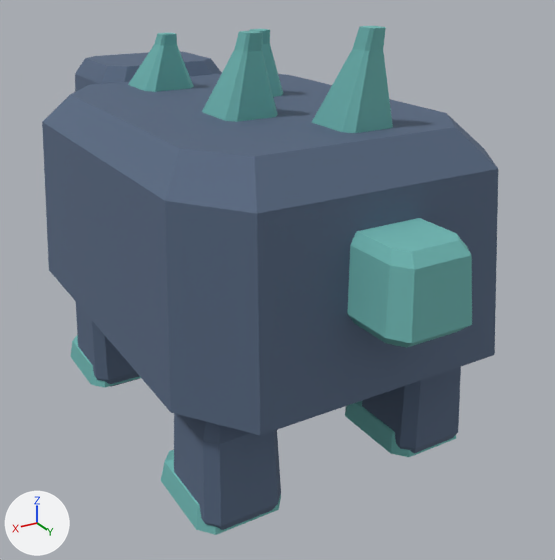
The glTF model assets/blockvarlden/actors/skifferbagge.glb as it was, and as the next commit left it.
The view is the same before and after, from a 50 mm camera at (0.661, 1.206, 0.849) aimed at (-0.047, 0.027, 0.26). Every picture has the same lights, and +X, +Y and +Z are marked at lower left. The picture after the commit comes second. Vertices at exactly the same position are counted once.

The first picture shows 'skifferbagge färgytor'.
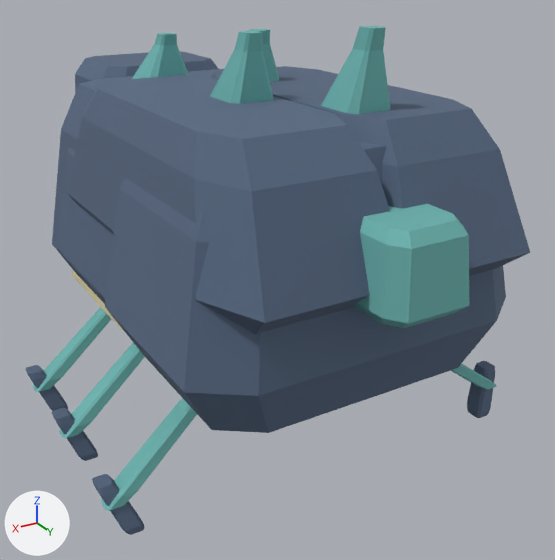
What changed in the scene script:
```text
Change me_skifferbagge_skulptur:
    remove me_skifferbagge_skulptur.from_pydata(...)  # 736 vertices, 1380 faces; spans x -0.305..0.305, y -0.647..0.533, z -0.002..0.747
    add me_skifferbagge_skulptur.from_pydata(...)  # 992 vertices, 1860 faces; spans x -0.403..0.403, y -0.647..0.525, z 0.0..0.747
    me_skifferbagge_skulptur part 1: the loose piece of 32 vertices spanning x -0.265..-0.125, y 0.187..0.347, z 0.0..0.198 is multiplied about its middle by the matrix ((0.271, 0.0, 0.893), (0.0, 0.25, -0.177), (0.0, 0.0, 0.655)), then moved by (-0.098, -0.229, 0.018)
    me_skifferbagge_skulptur part 2: the loose piece of 32 vertices spanning x -0.305..0.305, y -0.43..0.43, z 0.18..0.6 is multiplied about its middle by the matrix ((0.055, 0.0, -0.083), (0.0, 0.046, -0.06), (0.0, 0.0, 0.206)), then moved by (-0.372, 0.053, -0.347)
    me_skifferbagge_skulptur part 3: the loose piece of 32 vertices spanning x -0.274..-0.117, y 0.142..0.338, z -0.002..0.053 is multiplied about its middle by the matrix ((0.242, 0.0, 3.216), (0.0, 0.204, -0.636), (0.0, 0.0, 2.356)), then moved by (-0.098, 0.021, 0.092)
    me_skifferbagge_skulptur part 4: the loose piece of 32 vertices spanning x 0.117..0.274, y 0.142..0.338, z -0.002..0.053 is multiplied about its middle by the matrix ((0.216, 0.0, -0.636), (0.0, 0.204, -0.455), (0.0, 0.0, 1.571)), then moved by (-0.567, 0.036, 0.018)
    me_skifferbagge_skulptur part 5: the loose piece of 32 vertices spanning x 0.125..0.265, y -0.329..-0.169, z 0.0..0.198 is multiplied about its middle by the matrix ((0.271, 0.0, -0.893), (0.0, 0.25, -0.177), (0.0, 0.0, 0.655)), then moved by (0.098, 0.064, 0.018)
    me_skifferbagge_skulptur part 6: the loose piece of 32 vertices spanning x 0.117..0.274, y -0.374..-0.178, z -0.002..0.053 is multiplied about its middle by the matrix ((0.216, 0.0, 0.636), (0.0, 0.204, -0.455), (0.0, 0.0, 1.571)), then moved by (0.177, 0.105, 0.018)
    me_skifferbagge_skulptur part 7: the loose piece of 32 vertices spanning x 0.125..0.265, y 0.187..0.347, z 0.0..0.198 is multiplied about its middle by the matrix ((0.271, 0.0, -0.893), (0.0, 0.25, -0.177), (0.0, 0.0, 0.655)), then moved by (0.098, -0.27, 0.018)
    me_skifferbagge_skulptur part 8: the loose piece of 32 vertices spanning x -0.073..0.073, y 0.31..0.533, z 0.361..0.495 is multiplied about its middle by the matrix ((0.232, 0.0, 0.26), (0.0, 0.179, -0.186), (0.0, 0.0, 0.643)), then moved by (0.372, -0.41, -0.385)
    me_skifferbagge_skulptur part 9: the loose piece of 32 vertices spanning x 0.125..0.265, y 0.187..0.347, z 0.0..0.198 is copied, and the copy is multiplied about its middle by the matrix ((0.271, 0.0, -0.893), (0.0, 0.25, -0.177), (0.0, 0.0, 0.655)), then moved by (0.098, -0.046, 0.018); it spans x 0.19..0.397, y 0.187..0.254, z 0.052..0.182
    me_skifferbagge_skulptur part 10: the loose piece of 32 vertices spanning x 0.117..0.274, y 0.142..0.338, z -0.002..0.053 is copied, and the copy is multiplied about its middle by the matrix ((0.216, 0.0, 0.636), (0.0, 0.204, -0.455), (0.0, 0.0, 1.571)), then moved by (0.177, -0.005, 0.018); it spans x 0.34..0.403, y 0.207..0.264, z 0.0..0.086
    me_skifferbagge_skulptur part 11: the loose piece of 32 vertices spanning x -0.073..0.073, y 0.31..0.533, z 0.361..0.495 is copied, and the copy is moved by (0.0, -0.009, 0.025); it spans x -0.073..0.073, y 0.301..0.525, z 0.386..0.52
    me_skifferbagge_skulptur part 12: a new loose piece of 32 vertices spanning x -0.287..0.287, y -0.391..0.013, z 0.195..0.61, in mat_skifferbagge_pigment
    me_skifferbagge_skulptur part 13: a new loose piece of 32 vertices spanning x -0.305..0.305, y -0.013..0.426, z 0.201..0.596, in mat_skifferbagge_pigment
    me_skifferbagge_skulptur part 14: a new loose piece of 32 vertices spanning x -0.278..0.046, y -0.31..0.464, z 0.371..0.627, in mat_skifferbagge_pigment
    me_skifferbagge_skulptur part 15: a new loose piece of 32 vertices spanning x -0.046..0.278, y -0.31..0.464, z 0.371..0.627, in mat_skifferbagge_pigment
    other edits to the shape of me_skifferbagge_skulptur do not show in these pictures
```

Boxes (x1, y1, x2, y2) around the edits, measured in the pictures (555 x 560 px; the box of a moved part takes in the faces that stretch with it):
'skifferbagge färgytor', reshaped (11% wider)
    before: (42, 26, 498, 535)
    after: (26, 26, 530, 535)
part 1 of me_skifferbagge_skulptur, moved or reshaped (not visible afterwards)
    before: (362, 367, 461, 453)
part 2 of me_skifferbagge_skulptur, moved or reshaped (not visible afterwards)
    before: (42, 73, 498, 435)
part 3 of me_skifferbagge_skulptur, moved or reshaped
    before: (345, 400, 456, 457)
    after: (450, 364, 497, 390)
part 4 of me_skifferbagge_skulptur, moved or reshaped
    before: (161, 450, 281, 535)
    after: (467, 361, 495, 418)
part 5 of me_skifferbagge_skulptur, moved or reshaped
    before: (76, 302, 140, 387)
    after: (33, 308, 111, 392)
part 6 of me_skifferbagge_skulptur, moved or reshaped
    before: (70, 335, 141, 388)
    after: (26, 365, 68, 411)
part 7 of me_skifferbagge_skulptur, moved or reshaped
    before: (174, 413, 281, 530)
    after: (59, 343, 145, 438)
part 8 of me_skifferbagge_skulptur, moved or reshaped
    before: (347, 218, 472, 348)
    after: (52, 408, 98, 461)
part 9 of me_skifferbagge_skulptur, added (cyan)
    after: (100, 398, 197, 511)
part 10 of me_skifferbagge_skulptur, added (blue)
    after: (92, 474, 145, 535)
part 11 of me_skifferbagge_skulptur, added (cyan)
    after: (354, 204, 469, 328)
part 12 of me_skifferbagge_skulptur, added (mostly hidden)
    after: (52, 69, 224, 304)
part 13 of me_skifferbagge_skulptur, added (blue)
    after: (105, 142, 506, 433)
part 14 of me_skifferbagge_skulptur, added (blue)
    after: (211, 66, 530, 276)
part 15 of me_skifferbagge_skulptur, added (blue)
    after: (68, 75, 390, 334)
